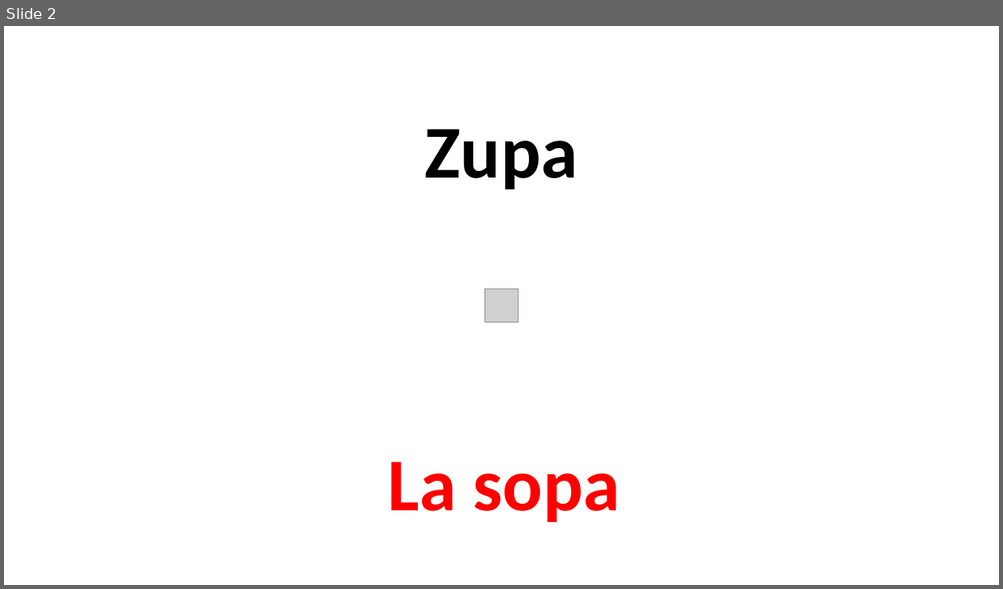
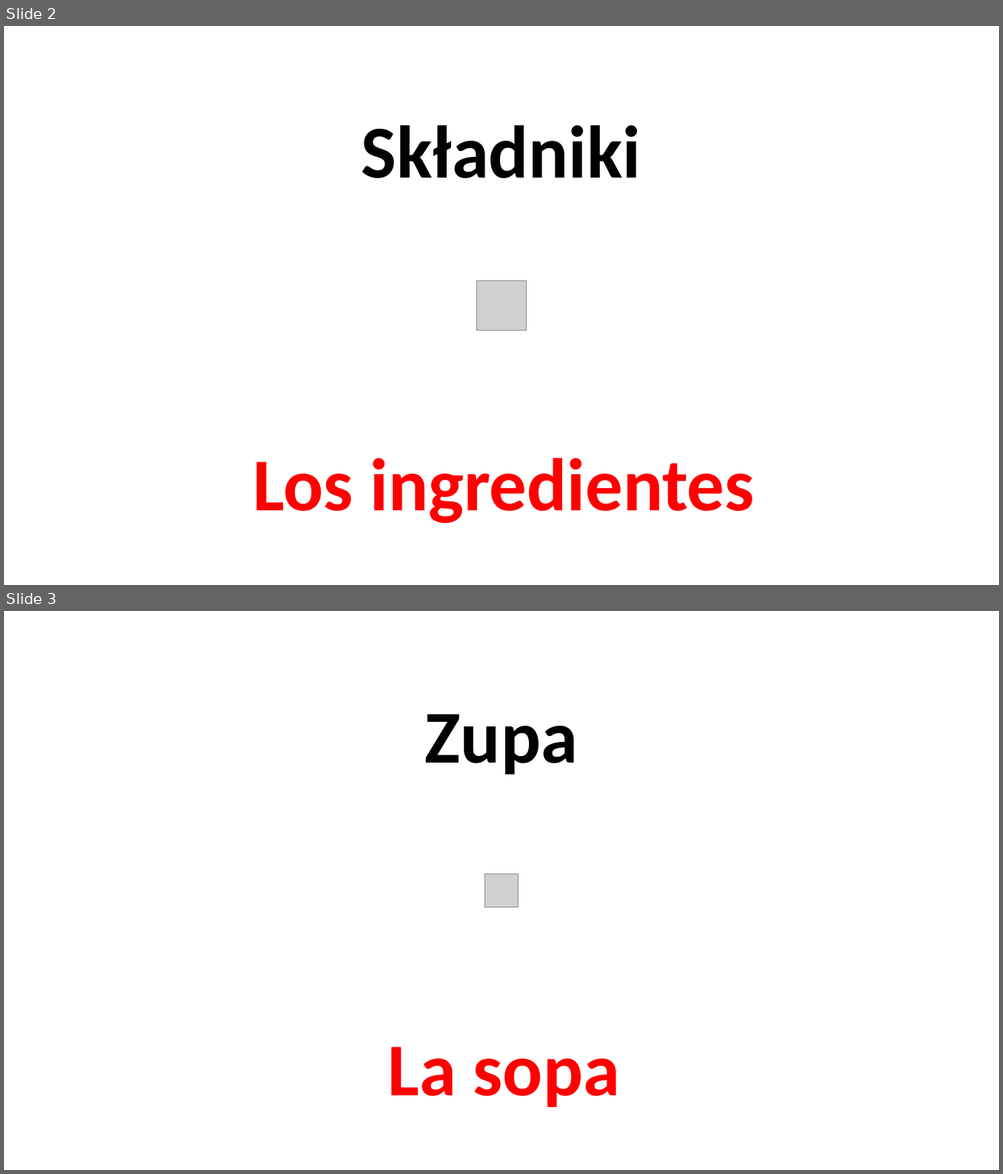
Before and after one commit to wojciechkrakowiak7-arch/Fajna-strona, a slide deck: pliki hiszpański/La comida.pptx. Shown one above the other, each under a label of ours: slide 2 before the commit, slides 2 and 3 after it. The pictures are 1003x589 and 1003x1174 pixels, drawn with LibreOffice and Linux fonts; fonts in the diff are those of the drawing; grey boxes stand for pictures. Boxes give left, top, right and bottom in pixels: in the first picture for what was removed or moved away, otherwise in the second. Text is boxed around its words. In the diff, an @@ line names an element or a change of style, - is before the commit and + after.

```diff
--- a/pliki hiszpański/La comida.pptx
+++ b/pliki hiszpański/La comida.pptx
@@ slide 2 added at [4,26,999,585], background #FFFFFF @@
@@ title added at [361,125,641,178], 72 pt, text #000000, bold @@
+Składniki
@@ picture added at [476,281,526,331] @@
@@ subtitle added at [253,458,754,523], 72 pt, text #FF0000, bold @@
+Los ingredientes
@@ what was slide 2 is now slide 3 @@
```
Also in this commit, not shown: 1 slide changed, 14 other slides added, 9 other files.
